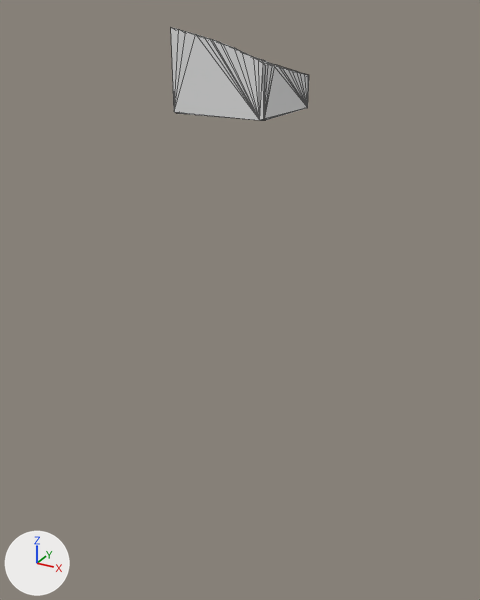
Renders of the glTF model assets/terrain/surface_pieces/surf_33_9.glb from each side of a commit.
Camera for both pictures: a 50 mm camera at (74.2, 31.9, -0.2) aimed at (57.0, 63.2, -15.9). Arrows for +X, +Y and +Z are at lower left; the lights stay in place. The older version comes first. Mesh edges are drawn as thin lines. Where no turn or scale is listed for an object, it has been applied to the vertices.

In view in the first picture: 'geometry_0'.
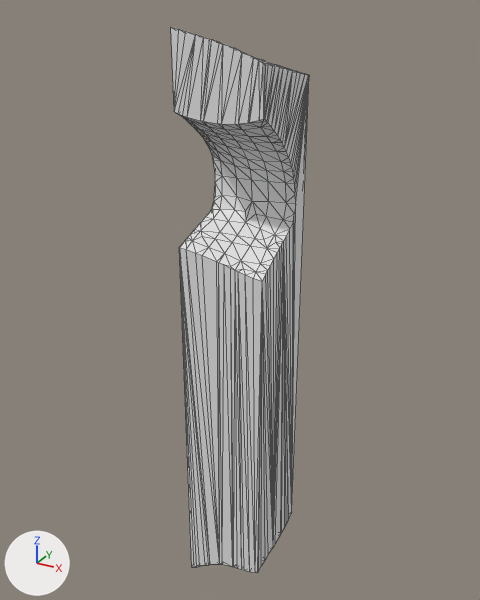
Location of each change, (x1, y1, x2, y2) in pixels of the pictures (480 x 600 px):
'geometry_0', reshaped (482% taller): before (171, 27, 309, 120); after (171, 27, 309, 573)
part 1 of me_geometry_0, built on: before (174, 34, 309, 120); after (174, 34, 309, 573)

The edits, one by one:
me_geometry_0 is used by ob_geometry_0; location (0.0, 0.0, 0.0).
me_geometry_0 had 107 vertices, 210 faces and spanned x 55.0..60.0, y 60.0..65.0, z -5.0..-1.06.
me_geometry_0 now has 359 vertices, 714 faces and spans x 55.0..60.0, y 60.0..65.0, z -34.7..-1.06.
me_geometry_0 part 1: 10 vertices removed from x 55.0..60.0, y 60.0..65.0, z -5.0; 262 vertices added at x 55.0..60.0, y 60.0..65.0, z -34.7..-5.01.
